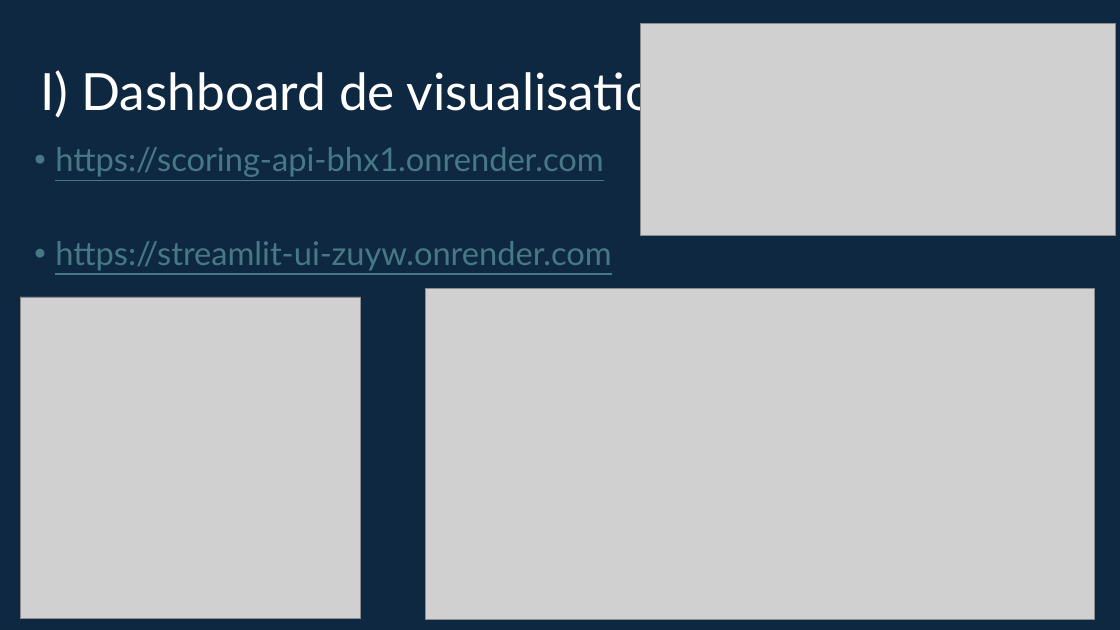
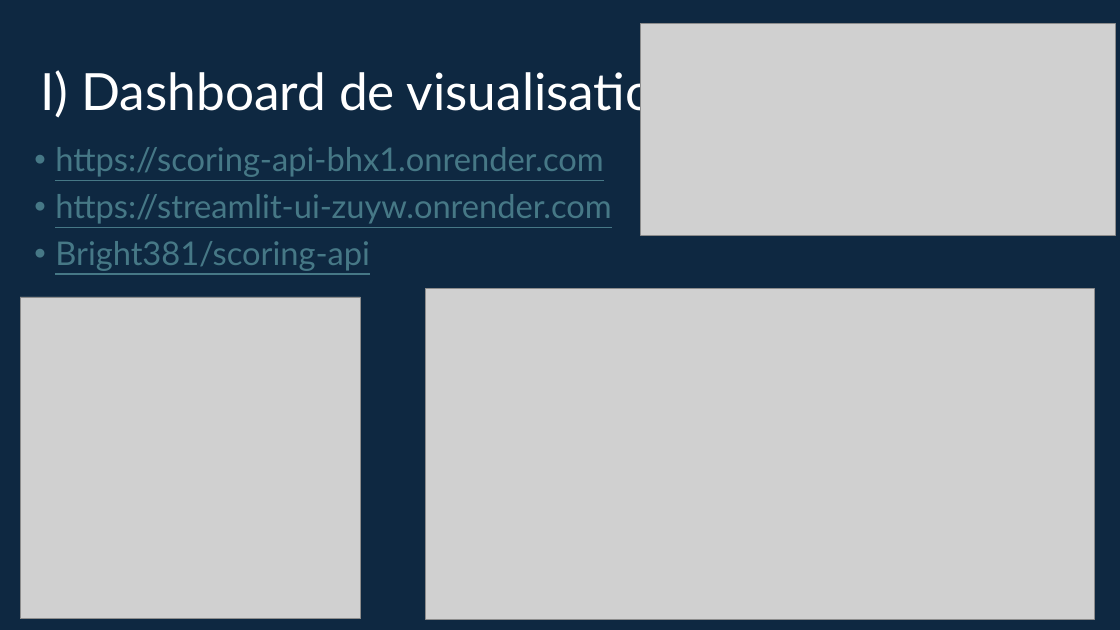
Before and after one commit to Bright381/SBERT-TFIDF, a slide deck: slide 3 of P8.pptx. Drawn at 1120x630 pixels with LibreOffice and Linux fonts; fonts in the diff are those of the drawing; grey boxes stand for pictures. Boxes give left, top, right and bottom in pixels: in the first picture for what was removed or moved away, otherwise in the second. Text is boxed around its words. In the diff, an @@ line names an element or a change of style, - is before the commit and + after.

```diff
--- a/P8.pptx
+++ b/P8.pptx
@@ text at [55,241,370,271]: paragraph added @@
+• Bright381/scoring-api
```
